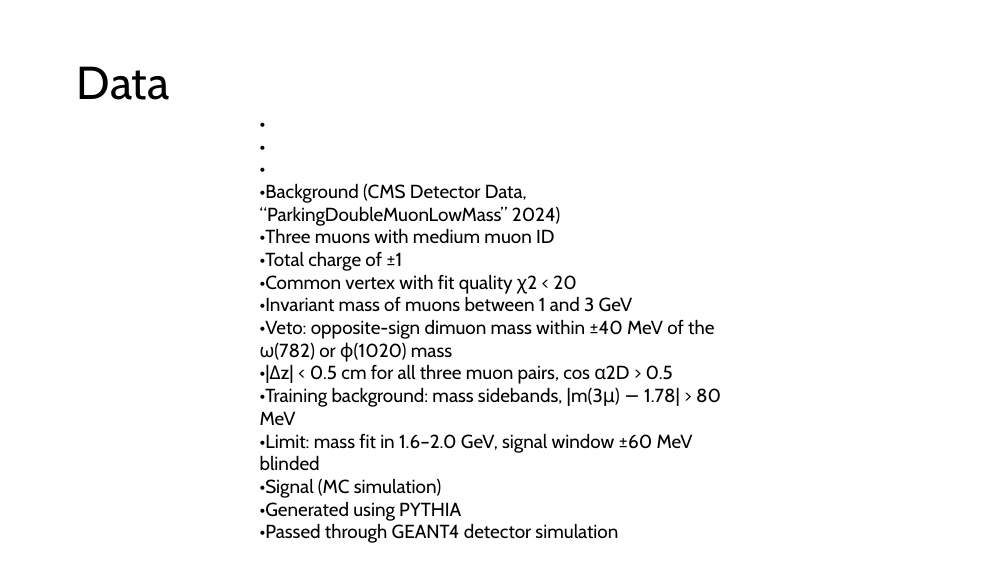
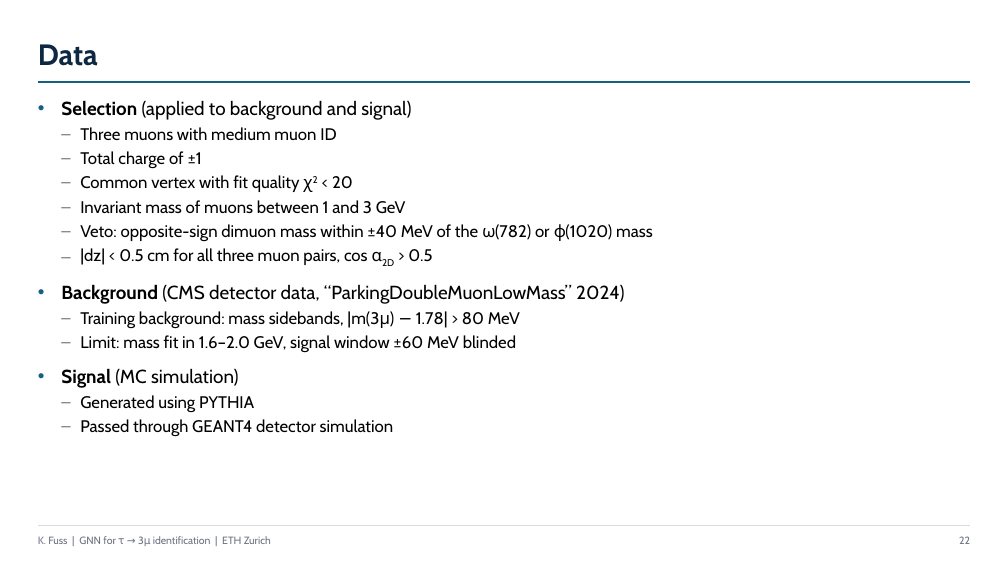
Before and after one commit to KaitoFuss/Tau3Mu_GNN, a slide deck: slide 22 of Tau3Mu_2nd_Presentation.pptx (slide 19 before the commit). Drawn at 1008x567 pixels with LibreOffice and Linux fonts; fonts in the diff are those of the drawing. Boxes give left, top, right and bottom in pixels: in the first picture for what was removed or moved away, otherwise in the second. Text is boxed around its words. In the diff, an @@ line names an element or a change of style, - is before the commit and + after.

```diff
--- a/Tau3Mu_2nd_Presentation.pptx
+++ b/Tau3Mu_2nd_Presentation.pptx
@@ title "Data": place and size @@
-title "Data" at box(77, 66, 170, 100)
+title "Data" at box(38, 44, 98, 66)
@@ title "Data" at box(38, 44, 98, 66): size 44 to 28 pt, text colour #000000 to #0E2841, bold on; vertical alignment middle to bottom @@
@@ line added from (38, 82) to (970, 82), #156082 1.25 pt @@
@@ text at box(61, 100, 653, 436): text changed; size 18 to 16 pt @@
-•
-•
-•
-•Background (CMS Detector Data, “ParkingDoubleMuonLowMass” 2024)
-•Three muons with medium muon ID
-•Total charge of ±1
-•Common vertex with fit quality χ2 < 20
-•Invariant mass of muons between 1 and 3 GeV
-•Veto: opposite-sign dimuon mass within ±40 MeV of the ω(782) or ϕ(1020) mass
-•|Δz| < 0.5 cm for all three muon pairs, cos α2D > 0.5
-•Training background: mass sidebands, |m(3μ) − 1.78| > 80 MeV
-•Limit: mass fit in 1.6–2.0 GeV, signal window ±60 MeV blinded
-•Signal (MC simulation)
-•Generated using PYTHIA
-•Passed through GEANT4 detector simulation
+• Selection (applied to background and signal)
+– Three muons with medium muon ID
+– Total charge of ±1
+– Common vertex with fit quality χ2 < 20
+– Invariant mass of muons between 1 and 3 GeV
+– Veto: opposite-sign dimuon mass within ±40 MeV of the ω(782) or ϕ(1020) mass
+– |dz| < 0.5 cm for all three muon pairs, cos α2D > 0.5
+• Background (CMS detector data, “ParkingDoubleMuonLowMass” 2024)
+– Training background: mass sidebands, |m(3μ) − 1.78| > 80 MeV
+– Limit: mass fit in 1.6–2.0 GeV, signal window ±60 MeV blinded
+• Signal (MC simulation)
+– Generated using PYTHIA
+– Passed through GEANT4 detector simulation
@@ line added from (38, 525) to (970, 525), #D9DCE1 0.5 pt @@
@@ text added at box(38, 536, 271, 544), 10 pt, text #6B7280 @@
+K. Fuss | GNN for τ → 3μ identification | ETH Zurich
@@ page number added at box(959, 536, 970, 544), 10 pt, text #6B7280 @@
+22
```
Also in this commit, not shown: 17 other slides changed, 8 slides added, 4 slides removed, 1 other file.
